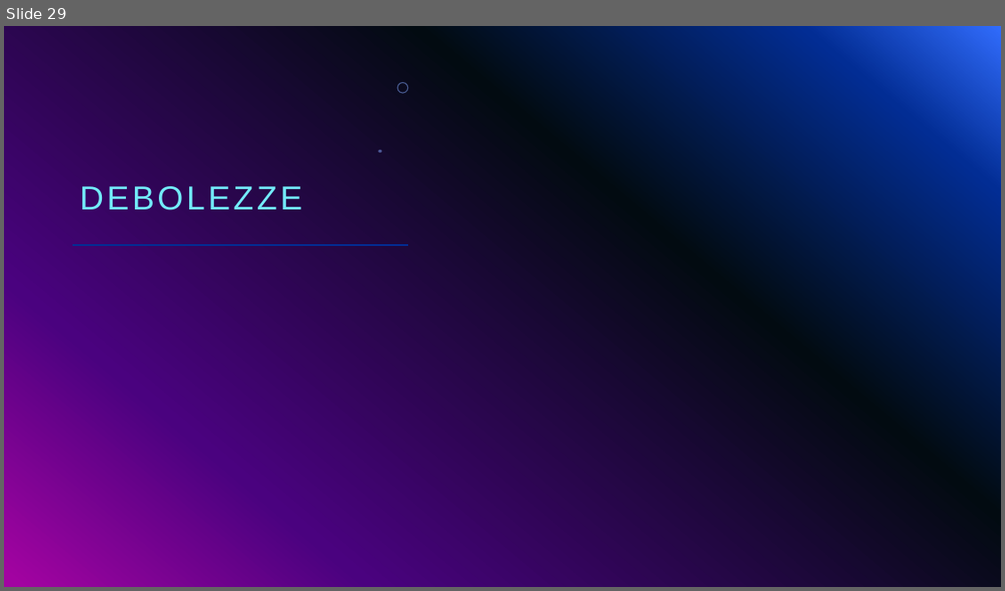
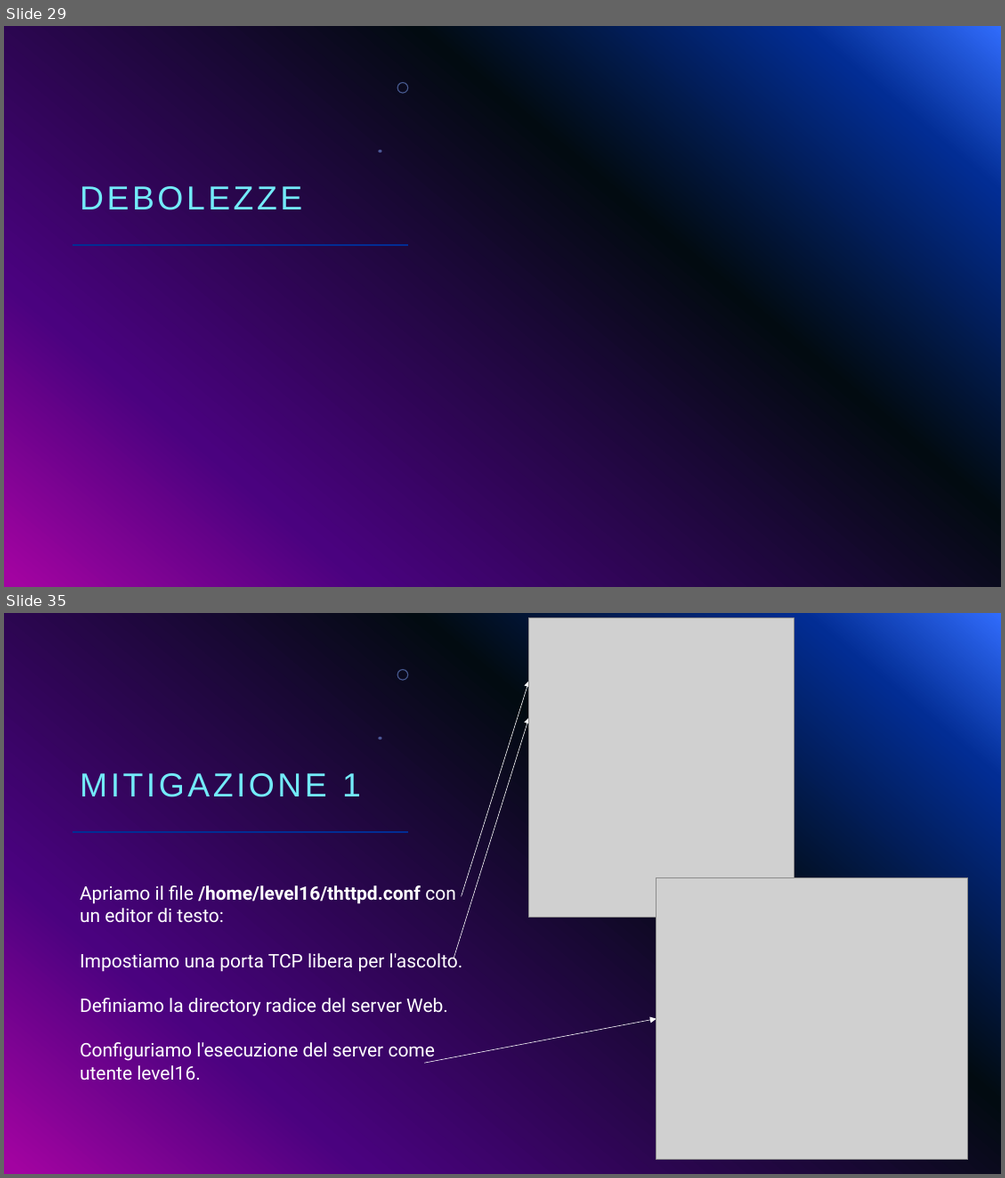
Before and after one commit to giorgiosiniscalchi/Nebula16-ITA, a slide deck: Presentazione Nebula16.pptx. Shown one above the other, each under a label of ours: slide 29 before the commit, slides 29 and 35 after it; the slides between them are not shown. The pictures are 1005x591 and 1005x1178 pixels, drawn with LibreOffice and Linux fonts; fonts in the diff are those of the drawing; grey boxes stand for pictures; background and template pictures are left out. Boxes give left, top, right and bottom in pixels: in the first picture for what was removed or moved away, otherwise in the second. Text is boxed around its words. In the diff, an @@ line names an element or a change of style, - is before the commit and + after.

```diff
--- a/Presentazione Nebula16.pptx
+++ b/Presentazione Nebula16.pptx
@@ slide 35 added at <box>4,613,1001,1174</box>, background gradient #316CFC to #022D94 to #020B11 to #4A027F to #A203A1; not listed: 3 template elements that a slide beside it also shows @@
@@ picture added at <box>529,617,793,916</box> @@
@@ arrow added from (461, 896) to (529, 681), #FFFFFF 0.5 pt @@
@@ arrow added from (454, 957) to (529, 717), #FFFFFF 0.5 pt @@
@@ title added at <box>80,773,361,797</box>, 32 pt, text #73EBF9 @@
+MITIGAZIONE 1
@@ picture added at <box>656,877,968,1159</box> @@
@@ text added at <box>80,885,463,1080</box>, 18 pt, text #FFFFFF @@
+Apriamo il file /home/level16/thttpd.conf con un editor di testo:
+Impostiamo una porta TCP libera per l'ascolto.
+Definiamo la directory radice del server Web.
+Configuriamo l'esecuzione del server come utente level16.
@@ arrow added from (424, 1062) to (656, 1018), #FFFFFF 0.5 pt @@
```
Also in this commit, not shown: 7 slides changed, 13 other slides added, 1 slide removed.
